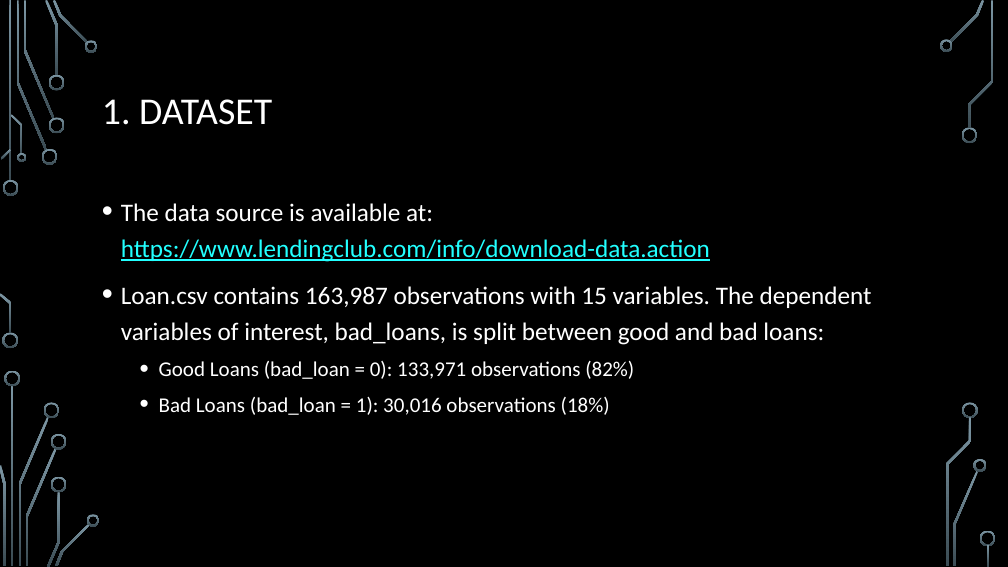
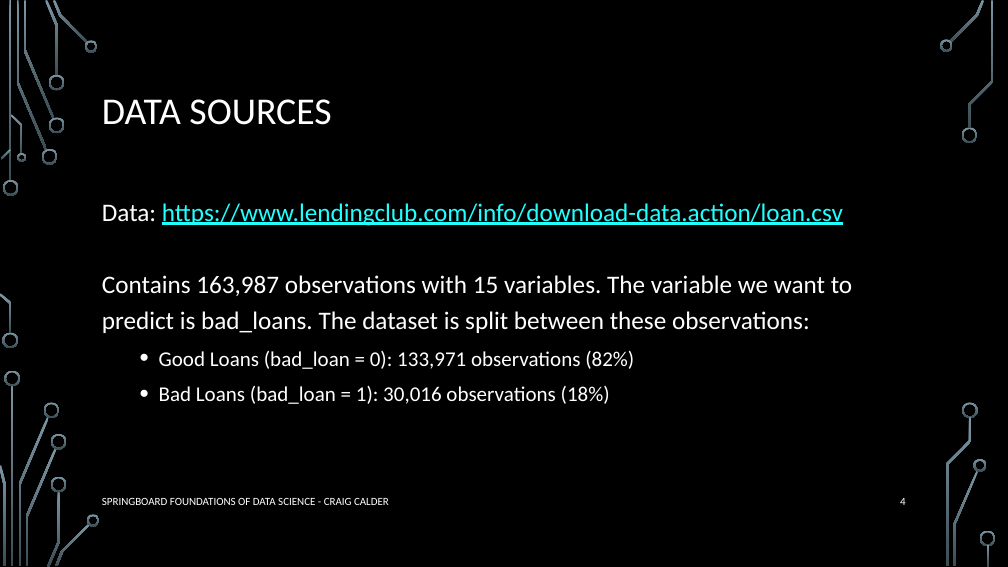
Before and after one commit to clcinpdx/datascience, a slide deck: slide 4 of capstone/Calder-Capstone-Models_LOGREG_TREE.pptx. Drawn at 1008x567 pixels with LibreOffice and Linux fonts; fonts in the diff are those of the drawing; background and template pictures are left out. Boxes give left, top, right and bottom in pixels: in the first picture for what was removed or moved away, otherwise in the second. Text is boxed around its words. In the diff, an @@ line names an element or a change of style, - is before the commit and + after.

```diff
--- a/capstone/Calder-Capstone-Models_LOGREG_TREE.pptx
+++ b/capstone/Calder-Capstone-Models_LOGREG_TREE.pptx
@@ title at box(102, 99, 331, 125): text changed @@
-1. DATASET
+DATA SOURCES
@@ text at box(102, 203, 852, 333): text changed @@
-• The data source is available at:
-  https://www.lendingclub.com/info/download-data.action
-• Loan.csv contains 163,987 observations with 15 variables. The dependent variables of interest, bad_loans, is split between good and bad loans:
+Data: https://www.lendingclub.com/info/download-data.action/loan.csv
+Contains 163,987 observations with 15 variables. The variable we want to predict is bad_loans. The dataset is split between these observations:
@@ text added at box(102, 498, 389, 505), 10.5 pt, text #FFFFFF @@
+SPRINGBOARD FOUNDATIONS OF DATA SCIENCE - CRAIG CALDER
@@ page number added at box(900, 498, 906, 505), 10.5 pt, text #FFFFFF @@
+4
```
Also in this commit, not shown: 5 other slides changed, 5 slides added, 13 slides removed, 3 other files.
